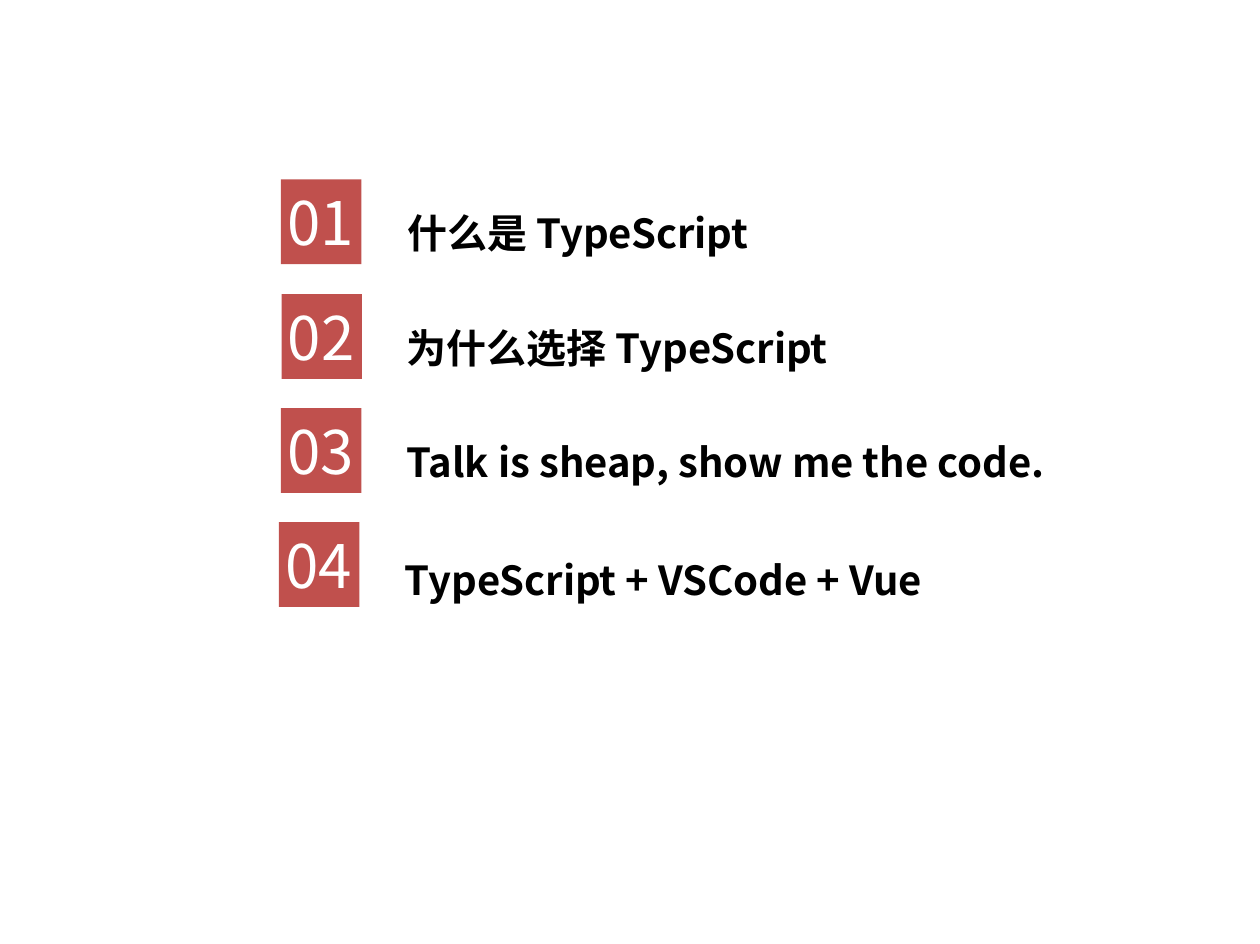
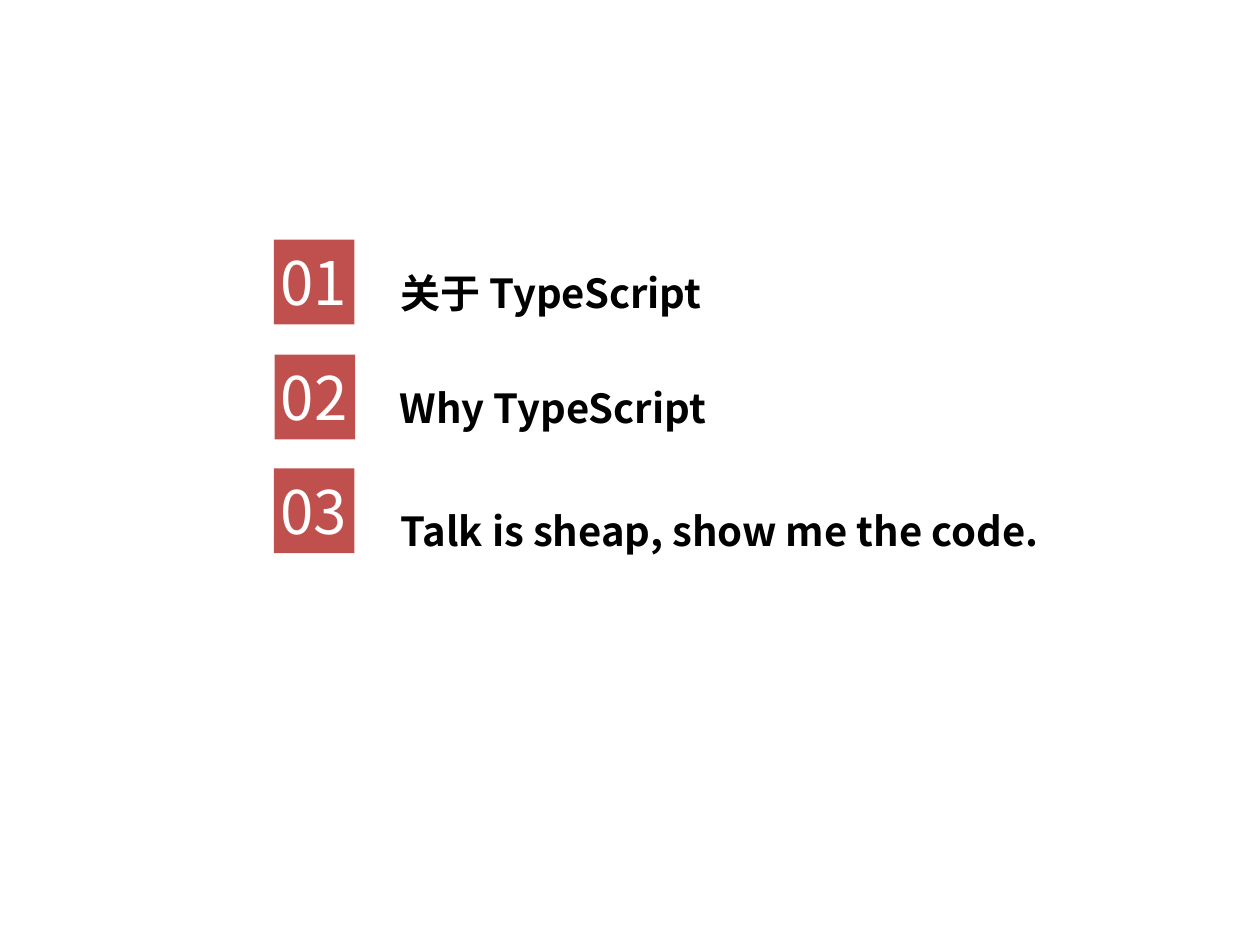
Before and after one commit to life0727/blog, a slide deck: slide 2 of ppt/typescript1.pptx. Drawn at 1260x944 pixels with LibreOffice and Linux fonts; fonts in the diff are those of the drawing; background and template pictures are left out. Boxes give left, top, right and bottom in pixels: in the first picture for what was removed or moved away, otherwise in the second. Text is boxed around its words. In the diff, an @@ line names an element or a change of style, - is before the commit and + after.

```diff
--- a/ppt/typescript1.pptx
+++ b/ppt/typescript1.pptx
@@ rectangle "01": place and size @@
-rectangle "01" at bbox=[281, 179, 362, 264]
+rectangle "01" at bbox=[274, 240, 354, 325]
@@ text at bbox=[400, 274, 701, 317]: text changed @@
-什么是 TypeScript
+关于 TypeScript
@@ rectangle "02": place and size @@
-rectangle "02" at bbox=[282, 294, 362, 379]
+rectangle "02" at bbox=[274, 354, 355, 439]
@@ text at bbox=[400, 390, 706, 432]: text changed @@
-为什么选择 TypeScript
+Why TypeScript
@@ rectangle "03": place and size @@
-rectangle "03" at bbox=[281, 408, 362, 493]
+rectangle "03" at bbox=[274, 469, 354, 554]
@@ text "Talk is sheap, show me ...": place and size @@
-text "Talk is sheap, show me ..." at bbox=[407, 444, 1045, 486]
+text "Talk is sheap, show me ..." at bbox=[401, 513, 1039, 555]
@@ rectangle removed at bbox=[279, 522, 360, 607] @@
-04
@@ text removed at bbox=[405, 562, 922, 604] @@
-TypeScript + VSCode + Vue
```
Also in this commit, not shown: 2 other slides changed, 7 slides removed, 2 other files.
